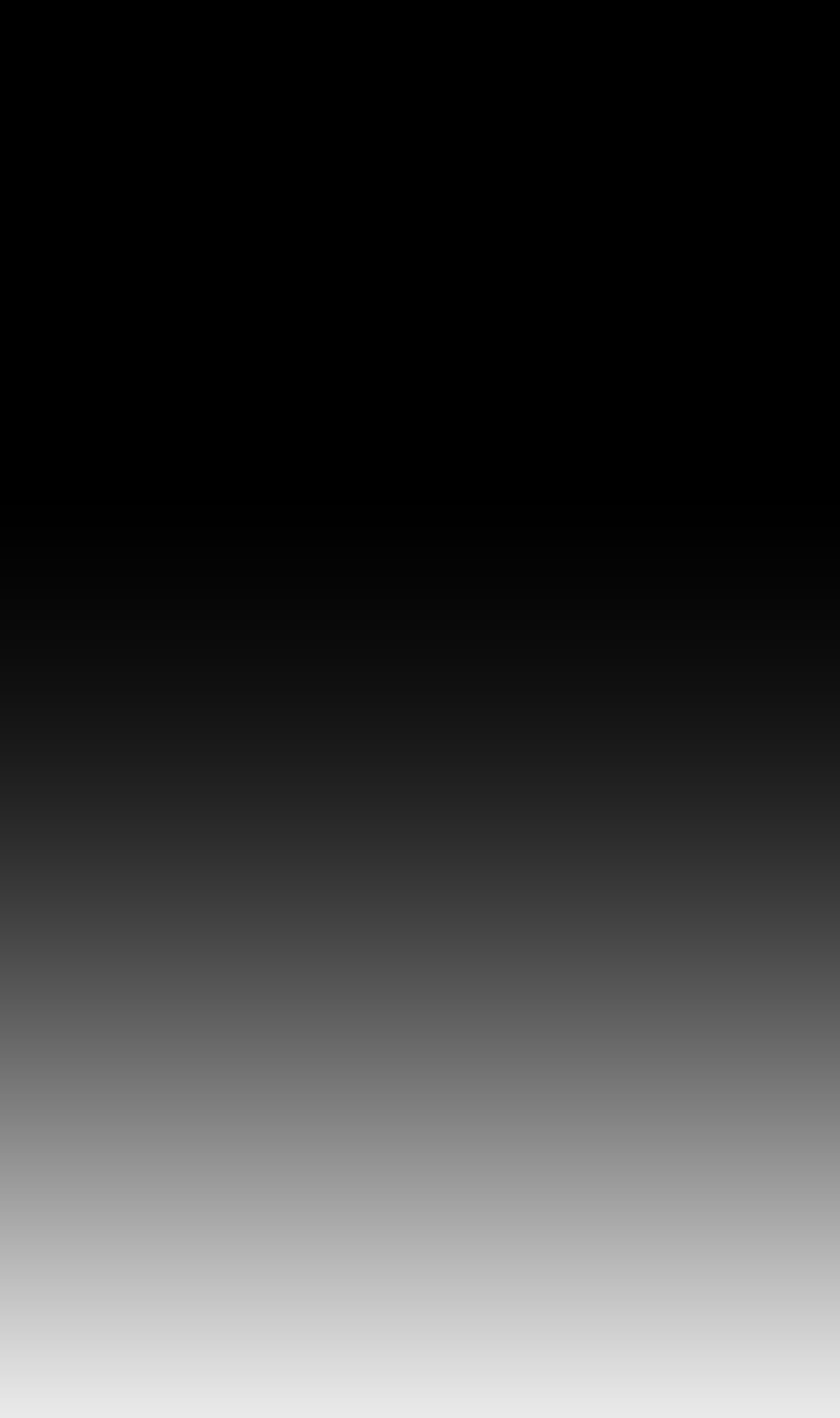
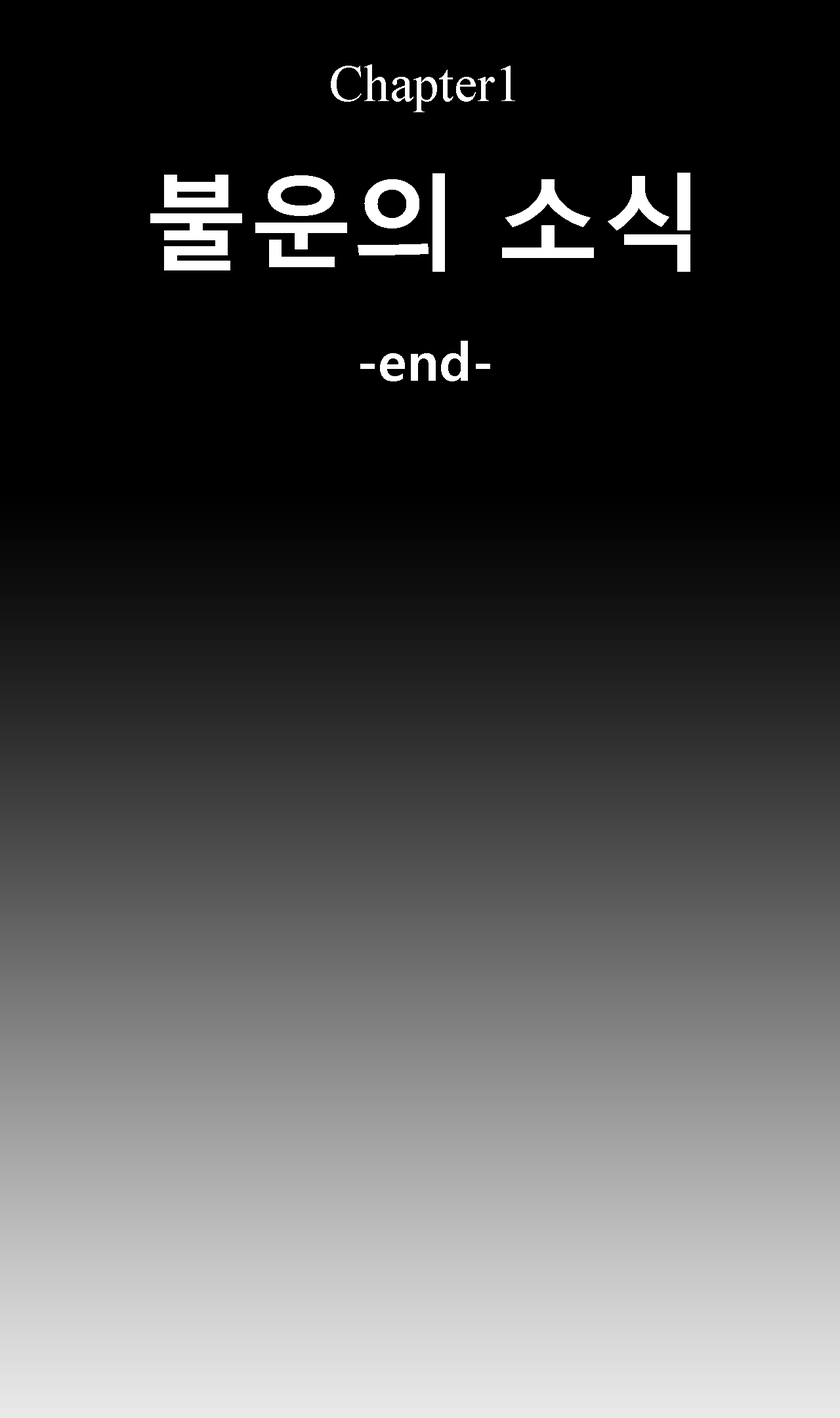
The second 840px x 1418px image is a revision of the first. Changes to its layers:
renamed "레이어 3" to "레이어 1", painted on it over box(150, 64, 691, 382)
renamed "레이어 6" to "레이어 0", showed it, painted on it over box(0, 64, 840, 1378)
removed layer "레이어 4" over box(0, 64, 840, 1378)
removed layer "레이어 1" over box(0, 64, 840, 1378)
